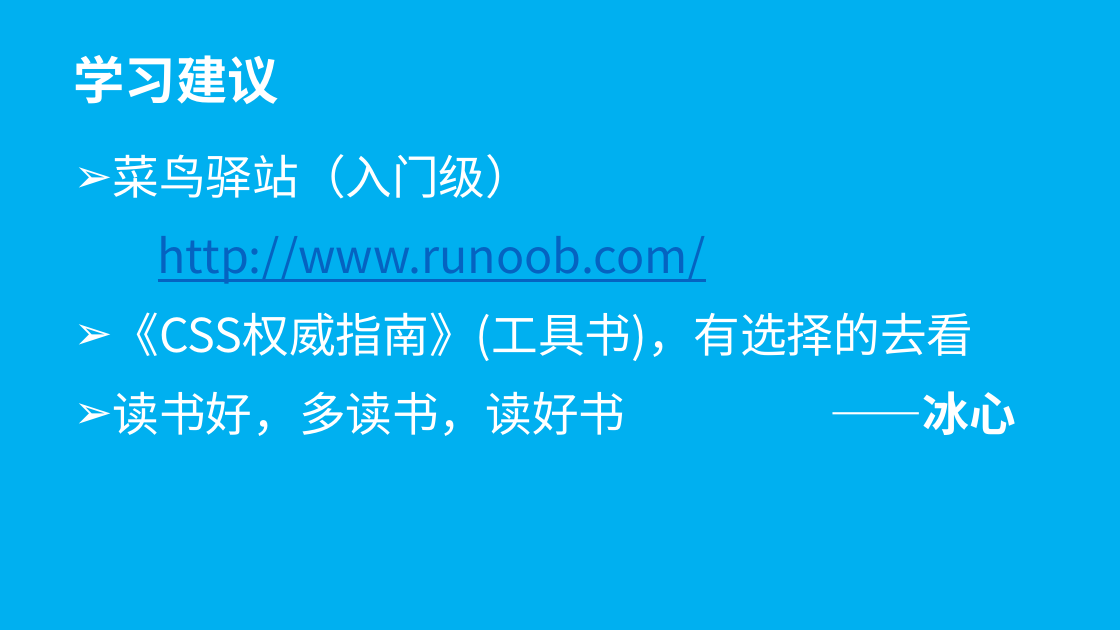
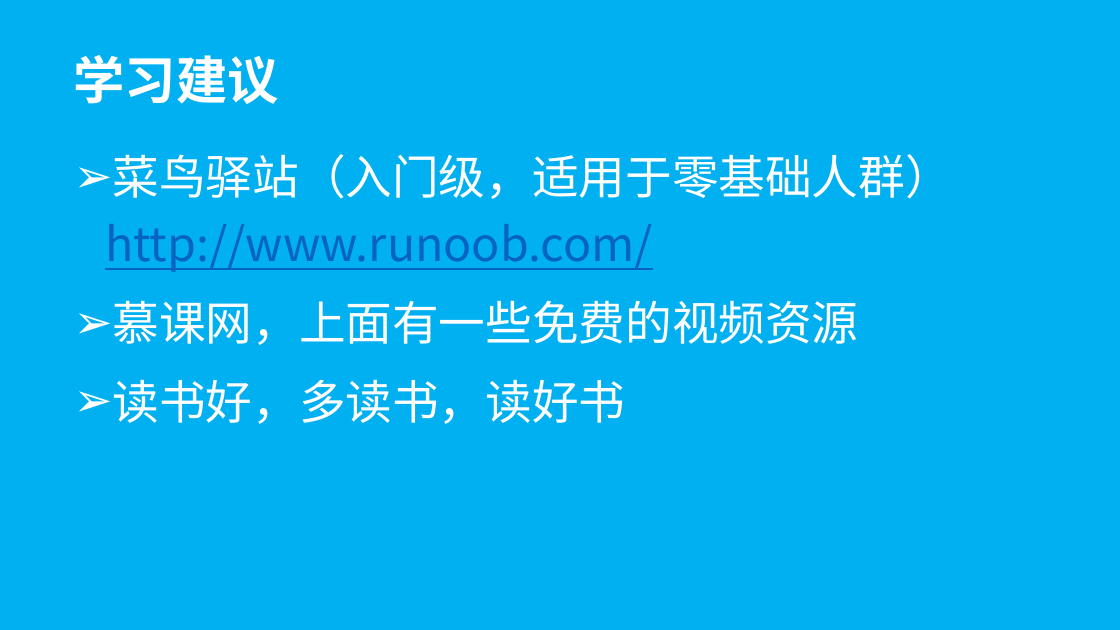
Before and after one commit to wugenshui/ppt, a slide deck: slide 15 of HTML_CSS/Html&CSS.pptx (slide 17 before the commit). Drawn at 1120x630 pixels with LibreOffice and Linux fonts; fonts in the diff are those of the drawing. Boxes give left, top, right and bottom in pixels: in the first picture for what was removed or moved away, otherwise in the second. Text is boxed around its words. In the diff, an @@ line names an element or a change of style, - is before the commit and + after.

```diff
--- a/HTML_CSS/Html&CSS.pptx
+++ b/HTML_CSS/Html&CSS.pptx
@@ subtitle at bbox=[105, 154, 952, 424]: text changed @@
-➢ 菜鸟驿站（入门级）
-http://www.runoob.com/
-➢ 《CSS权威指南》(工具书)，有选择的去看
-➢ 读书好，多读书，读好书 ——冰心
+➢ 菜鸟驿站（入门级，适用于零基础人群） http://www.runoob.com/
+➢ 慕课网，上面有一些免费的视频资源
+➢ 读书好，多读书，读好书
```
Also in this commit, not shown: 2 slides removed.
